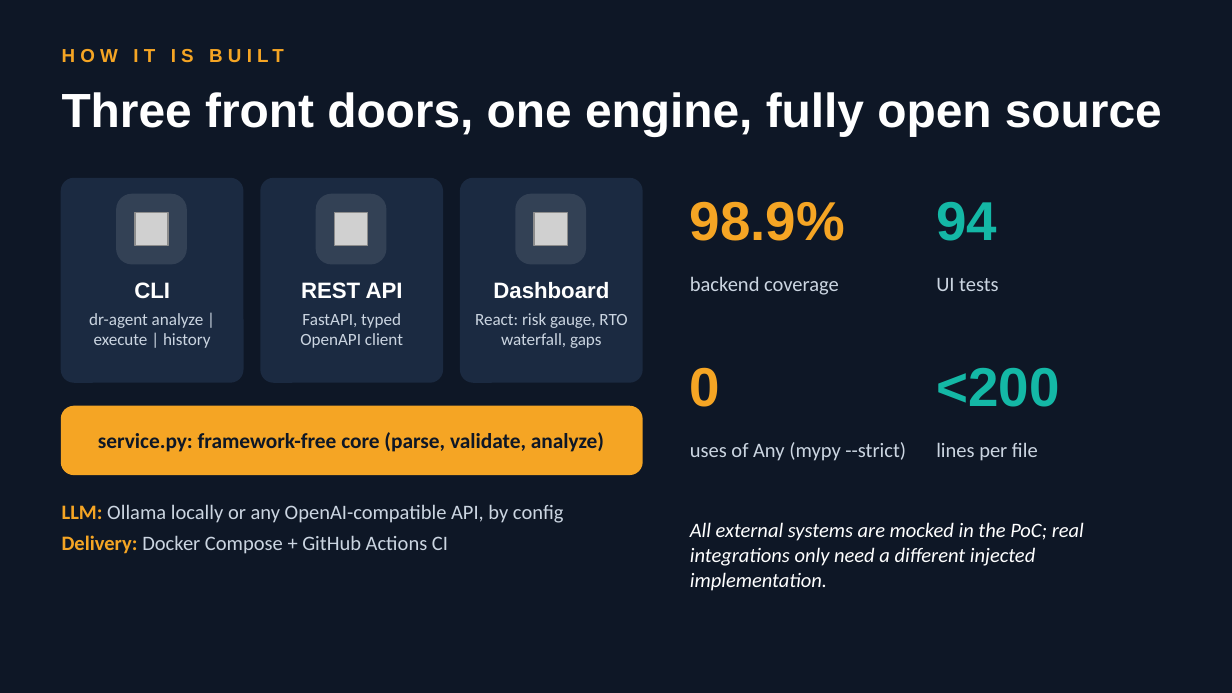
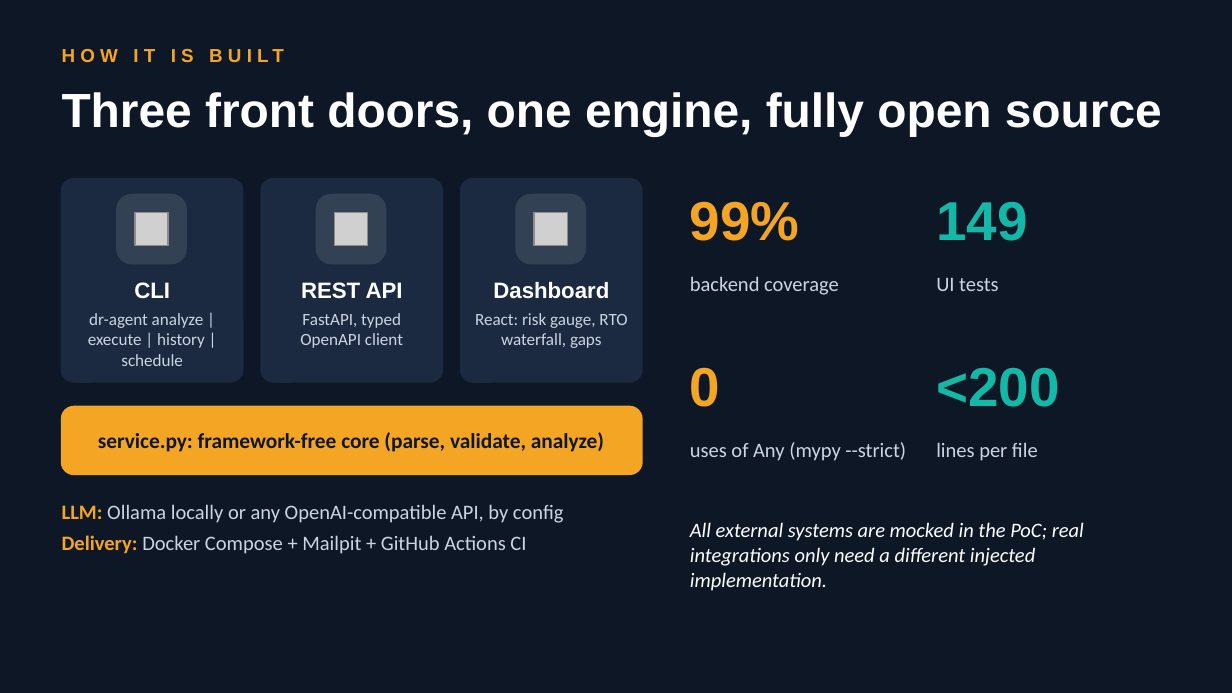
Before and after one commit to Jotiba-Patil/ai-powered-dr-readiness-agent, a slide deck: slide 8 of docs/DR_Readiness_Agent.pptx (slide 7 before the commit). Drawn at 1232x693 pixels with LibreOffice and Linux fonts; fonts in the diff are those of the drawing; grey boxes stand for pictures. Boxes give left, top, right and bottom in pixels: in the first picture for what was removed or moved away, otherwise in the second. Text is boxed around its words. In the diff, an @@ line names an element or a change of style, - is before the commit and + after.

```diff
--- a/docs/DR_Readiness_Agent.pptx
+++ b/docs/DR_Readiness_Agent.pptx
@@ text at <box>690,201,800,241</box>: text changed @@
-98.9%
+99%
@@ text at <box>936,202,1027,241</box>: text changed @@
-94
+149
@@ text at <box>88,313,205,366</box>: text changed @@
-dr-agent analyze | execute | history
+dr-agent analyze | execute | history | schedule
@@ text at <box>62,535,526,554</box>: text changed @@
-Delivery: Docker Compose + GitHub Actions CI
+Delivery: Docker Compose + Mailpit + GitHub Actions CI
```
Also in this commit, not shown: 2 other slides changed, 1 slide added.
